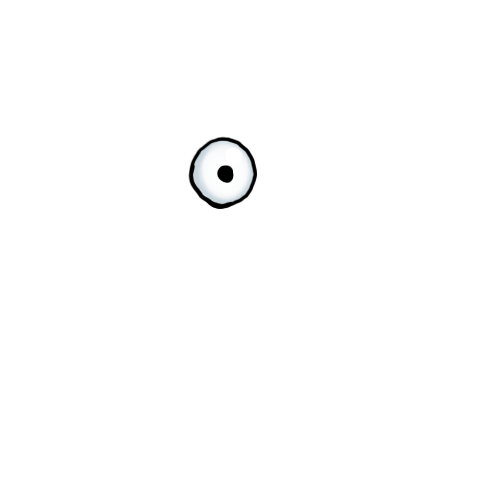
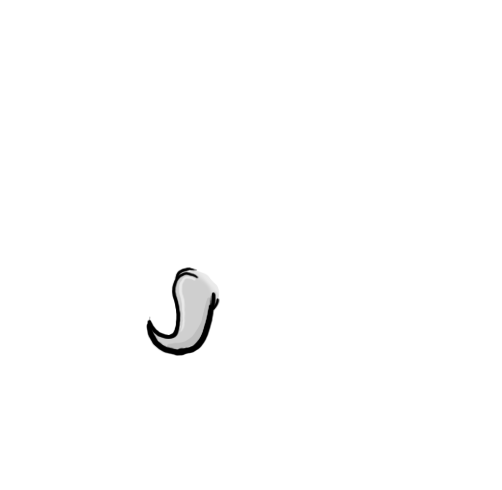
Revision of a layered 502x490 image; what changed, layer by layer:
hid "Layer 2", painted on it over [188, 136, 258, 210]
added layer "Layer 56" above "Layer 55" over [146, 267, 220, 356]
